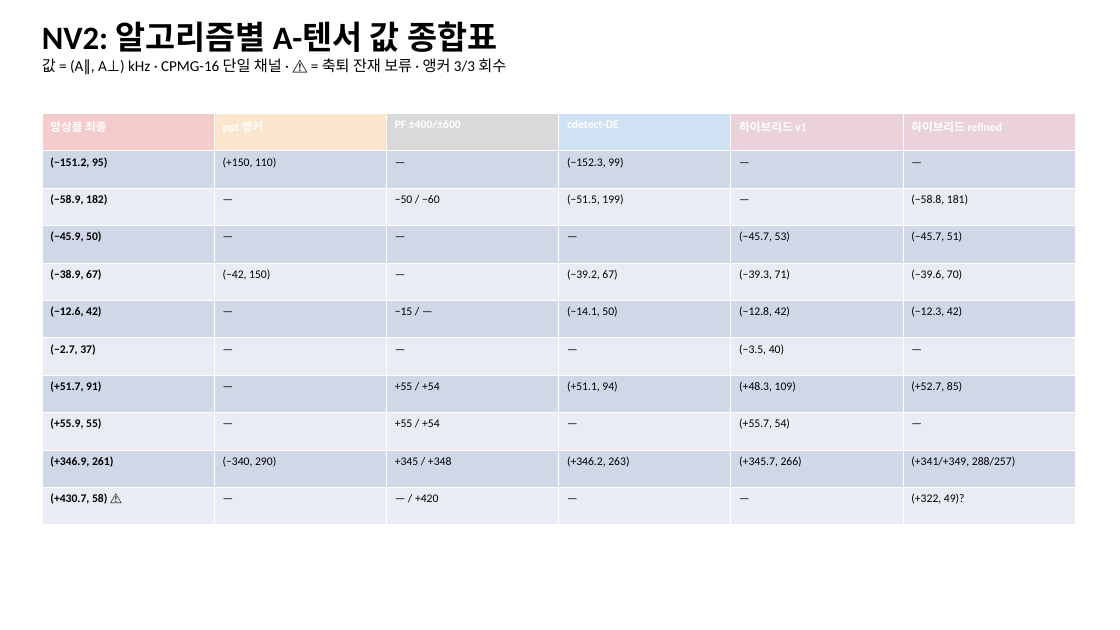
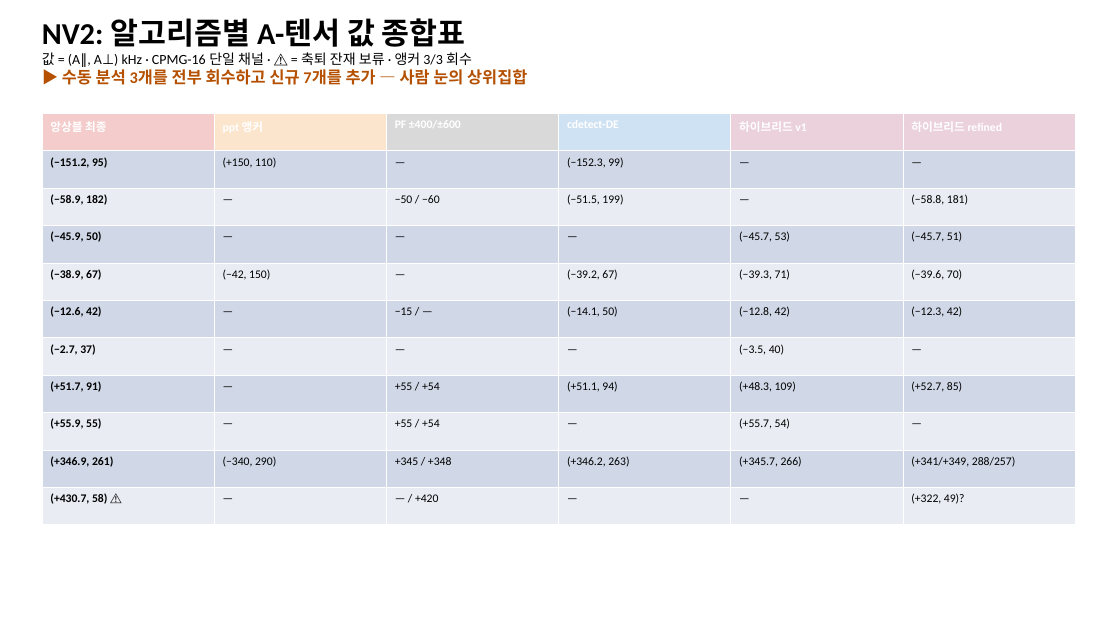
Before and after one commit to woodoleexdots/dl_cdetect, a slide deck: slide 11 of results/NV_C13_hybrid_slides.pptx (slide 10 before the commit). Drawn at 1120x630 pixels with LibreOffice and Linux fonts; fonts in the diff are those of the drawing. Boxes give left, top, right and bottom in pixels: in the first picture for what was removed or moved away, otherwise in the second. Text is boxed around its words. In the diff, an @@ line names an element or a change of style, - is before the commit and + after.

```diff
--- a/results/NV_C13_hybrid_slides.pptx
+++ b/results/NV_C13_hybrid_slides.pptx
@@ text at <box>42,18,472,66</box>: size 28 to 26 pt in "NV2: 알고리즘별 A-텐서 값 종합표"; size 13 to 12 pt in "값 = (A∥, A⊥) kHz · CPMG-16 ..." @@
@@ text at <box>62,69,527,85</box>: paragraph added @@
+▶ 수동 분석 3개를 전부 회수하고 신규 7개를 추가 — 사람 눈의 상위집합
```
Also in this commit, not shown: 9 other slides changed, 1 slide added, 5 other files.
